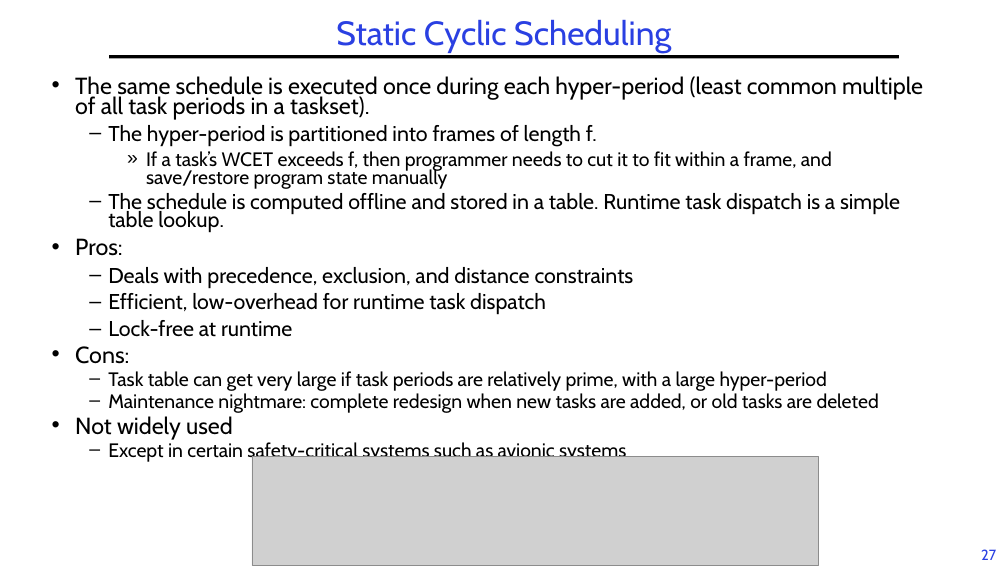
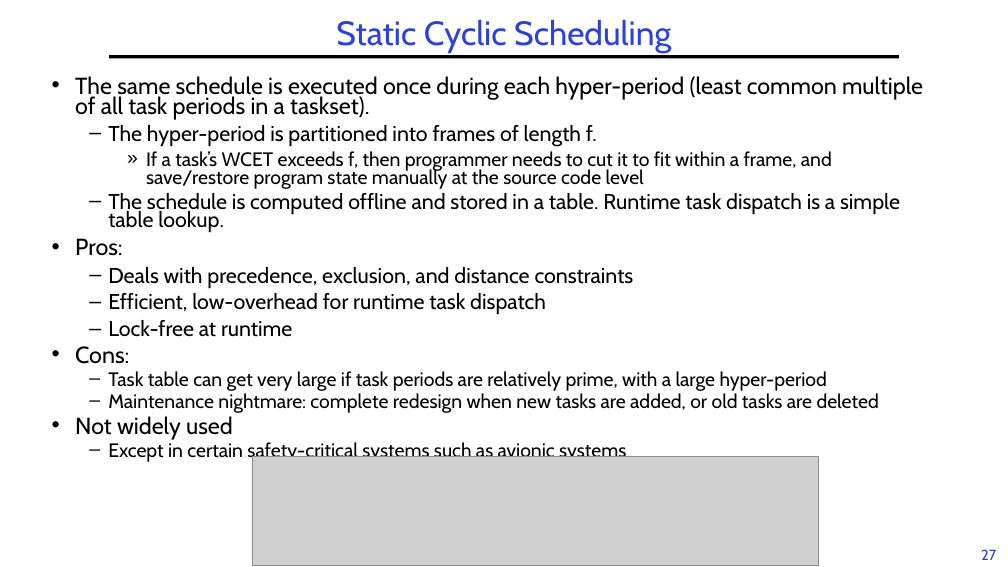
Before and after one commit to guhofstra/CSC112Fa26, a slide deck: slide 27 of PPTs/L6-RTScheduling I.pptx. Drawn at 1008x567 pixels with LibreOffice and Linux fonts; fonts in the diff are those of the drawing; grey boxes stand for pictures. Boxes give left, top, right and bottom in pixels: in the first picture for what was removed or moved away, otherwise in the second. Text is boxed around its words. In the diff, an @@ line names an element or a change of style, - is before the commit and + after.

```diff
--- a/PPTs/L6-RTScheduling I.pptx
+++ b/PPTs/L6-RTScheduling I.pptx
@@ text at bbox=[146, 151, 832, 189]: text changed @@
-    » If a task’s WCET exceeds f, then programmer needs to cut it to fit within a frame, and save/restore program state manually
+    » If a task’s WCET exceeds f, then programmer needs to cut it to fit within a frame, and save/restore program state manually at the source code level
```
Also in this commit, not shown: 3 other slides changed, 3 slides removed, 14 other files.
